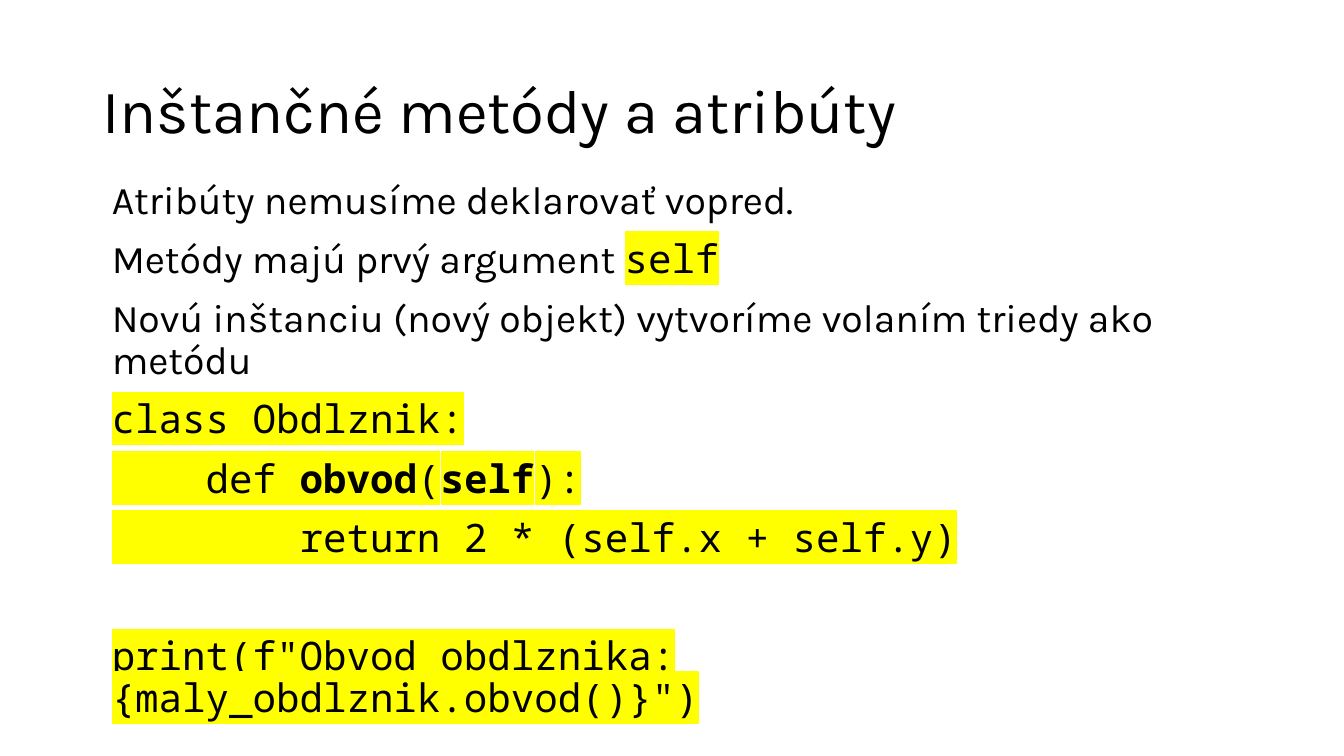
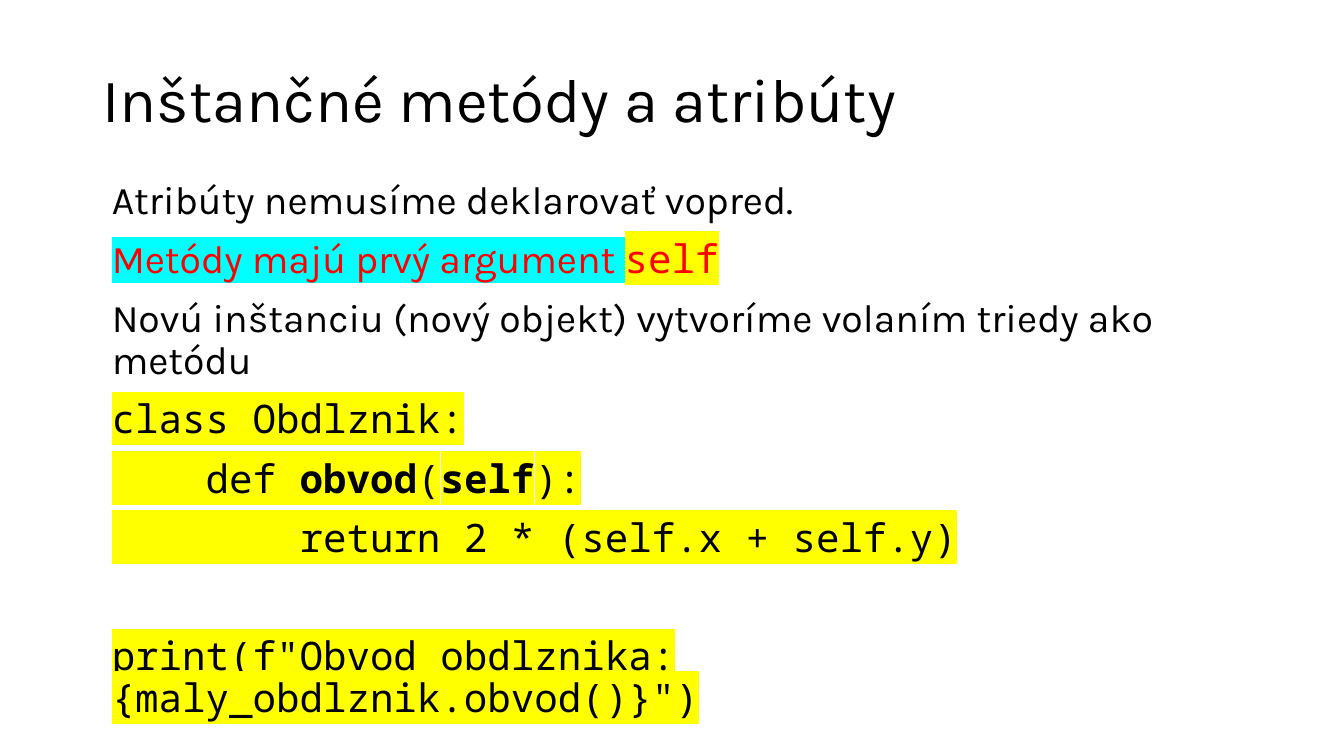
Before and after one commit to wagjo/oop, a slide deck: slide 4 of prezentacie/p09w.pptx. Drawn at 1344x756 pixels with LibreOffice and Linux fonts; fonts in the diff are those of the drawing. Boxes give left, top, right and bottom in pixels: in the first picture for what was removed or moved away, otherwise in the second. Text is boxed around its words. In the diff, an @@ line names an element or a change of style, - is before the commit and + after.

```diff
--- a/prezentacie/p09w.pptx
+++ b/prezentacie/p09w.pptx
@@ title "Inštančné metódy a atribúty": place and size @@
-title "Inštančné metódy a atribúty" at <box>102,86,896,148</box>
+title "Inštančné metódy a atribúty" at <box>102,75,896,137</box>
@@ text at <box>112,243,719,283</box>: text colour #000000 to #FF0000 in "Metódy majú prvý argument self"; highlight none to #00FFFF in "Metódy majú prvý argument" @@
```
Also in this commit, not shown: 5 other slides changed, 9 other files.
